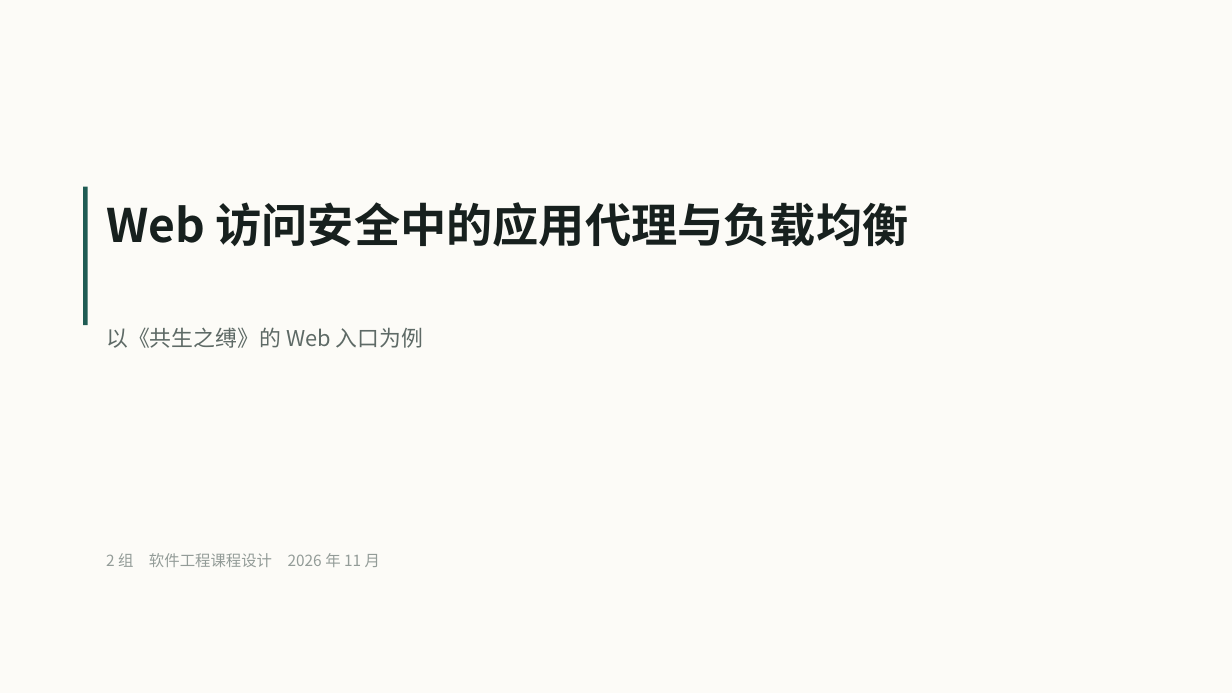
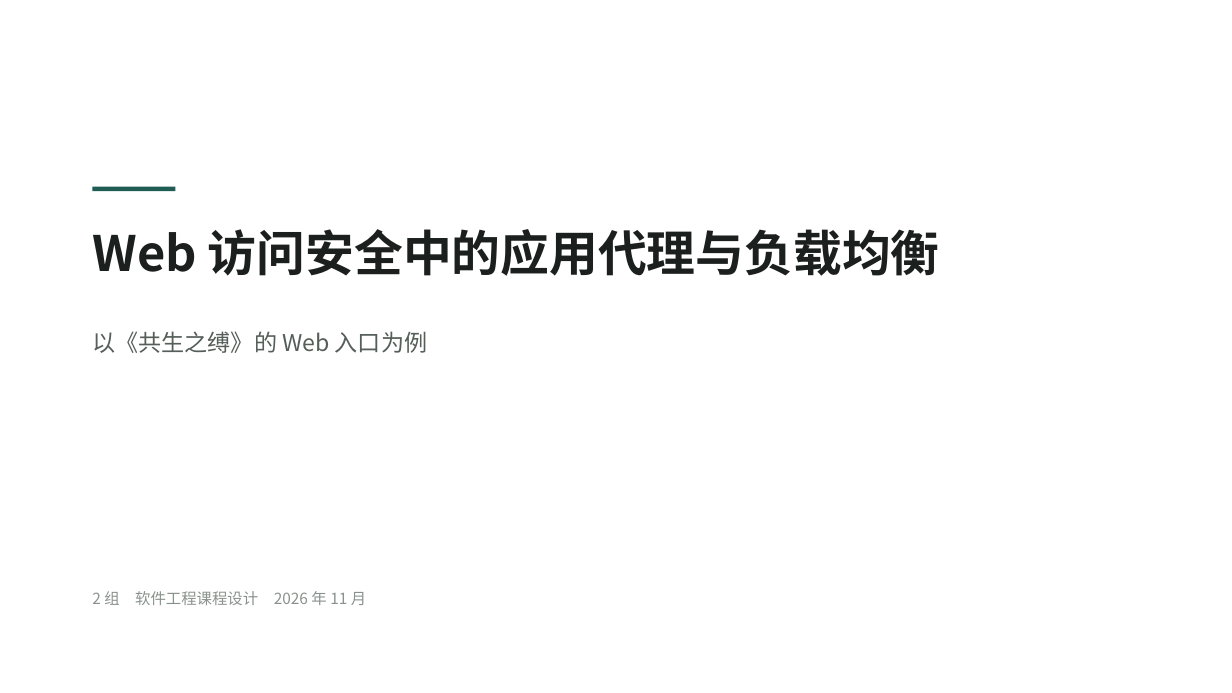
Before and after one commit to VesselPaper/symbiont, a slide deck: slide 1 of share/技术分享-应用代理与负载均衡.pptx. Drawn at 1232x693 pixels with LibreOffice and Linux fonts; fonts in the diff are those of the drawing; background and template pictures are left out. Boxes give left, top, right and bottom in pixels: in the first picture for what was removed or moved away, otherwise in the second. Text is boxed around its words. In the diff, an @@ line names an element or a change of style, - is before the commit and + after.

Commit message:
docs(share): PPT 改成分章节的五个部分，换纸纹背景，修掉文字重叠
结构 01 原理 / 02 代码 / 03 演示 / 04 项目应用 / 05 总结，共 23 页。
- 纸纹底纹用噪声加边缘压暗生成，白底不再发死
- 标题写清这页讲什么，长短错开；去掉'坑'这类单字
- 末页重写：讲技术本身四条结论，不再讨论项目要不要用负载均衡
- 修两处 Inches 与浮点相加导致的行重叠（七步页、实测页、总结页）
- 正文字号统一提到 12.5 到 13.5

```diff
--- a/share/技术分享-应用代理与负载均衡.pptx
+++ b/share/技术分享-应用代理与负载均衡.pptx
@@ rectangle removed at (0, 0, 1232, 693) @@
@@ rectangle: place and size @@
-rectangle at (83, 187, 88, 325)
+rectangle at (92, 187, 176, 191)
@@ text "Web 访问安全中的应用代理与负载均衡": place and size @@
-text "Web 访问安全中的应用代理与负载均衡" at (106, 202, 909, 247)
+text "Web 访问安全中的应用代理与负载均衡" at (92, 229, 940, 276)
@@ text "Web 访问安全中的应用代理与负载均衡" at (92, 229, 940, 276): size 36 to 38 pt, text colour #17201E to #1B1F1D @@
@@ text "以《共生之缚》的 Web 入口为例": place and size @@
-text "以《共生之缚》的 Web 入口为例" at (106, 327, 423, 348)
+text "以《共生之缚》的 Web 入口为例" at (92, 331, 427, 353)
@@ text "以《共生之缚》的 Web 入口为例" at (92, 331, 427, 353): size 17 to 18 pt, text colour #5E6A66 to #555E59; line spacing 1.35 to 1.4 @@
@@ text "2 组 软件工程课程设计 2026 年 ...": place and size @@
-text "2 组 软件工程课程设计 2026 年 ..." at (106, 553, 380, 567)
+text "2 组 软件工程课程设计 2026 年 ..." at (92, 591, 366, 605)
@@ text "2 组 软件工程课程设计 2026 年 ..." at (92, 591, 366, 605): text colour #939C98 to #8A928D; line spacing 1.35 to 1.4 @@
```
Also in this commit, not shown: 12 other slides changed, 10 slides added, 7 slides removed, 4 other files.
